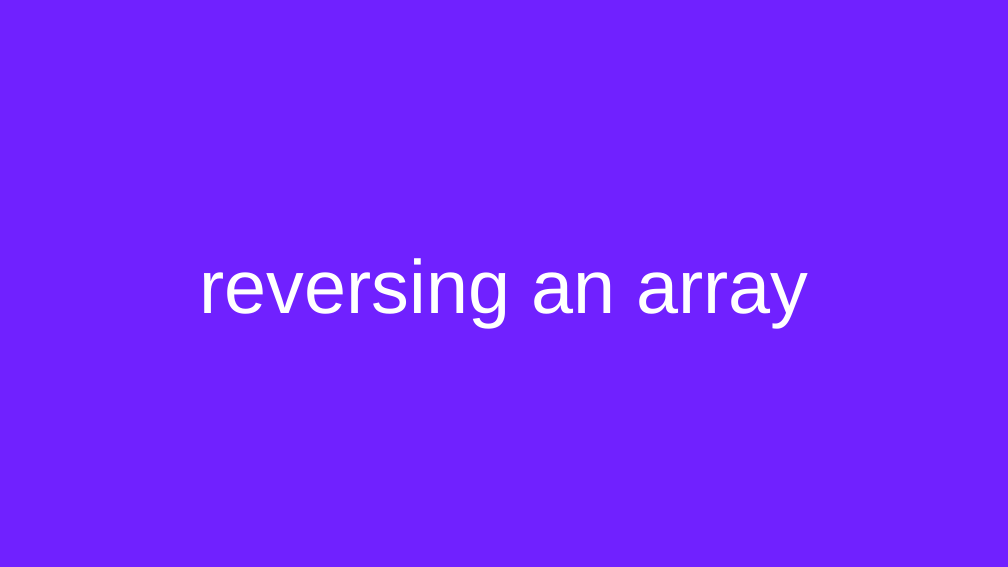
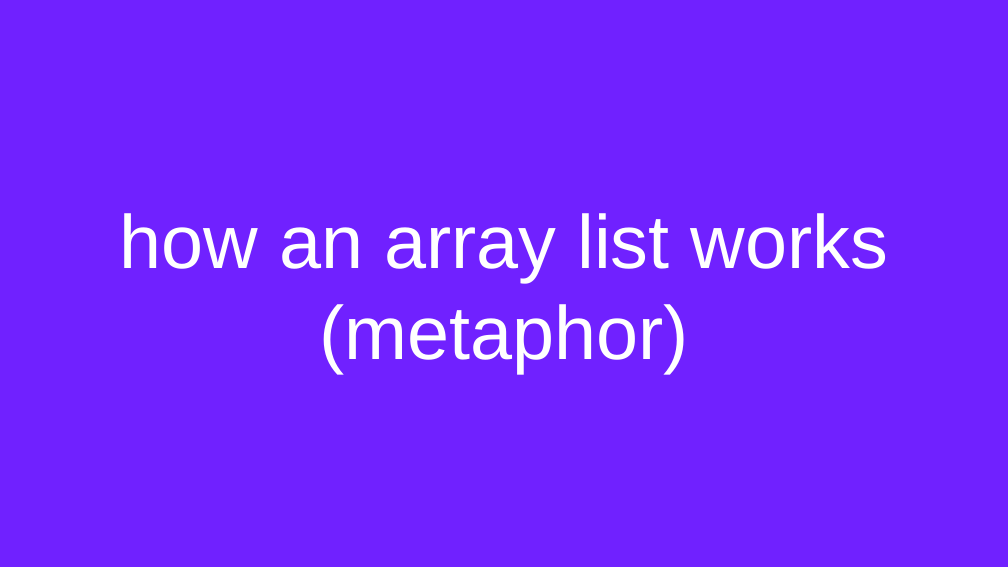
Before and after one commit to james-bern/CS136-SLIDES, a slide deck: slide 14 of 2024/Scratch.pptx (slide 10 before the commit). Drawn at 1008x567 pixels with LibreOffice and Linux fonts; fonts in the diff are those of the drawing. Boxes give left, top, right and bottom in pixels: in the first picture for what was removed or moved away, otherwise in the second. Text is boxed around its words. In the diff, an @@ line names an element or a change of style, - is before the commit and + after.

```diff
--- a/2024/Scratch.pptx
+++ b/2024/Scratch.pptx
@@ title at bbox=[120, 213, 888, 373]: text changed @@
-reversing an array
+how an array list works
+(metaphor)
```
Also in this commit, not shown: 41 other slides changed, 50 slides added, 29 slides removed, 6 other files.
